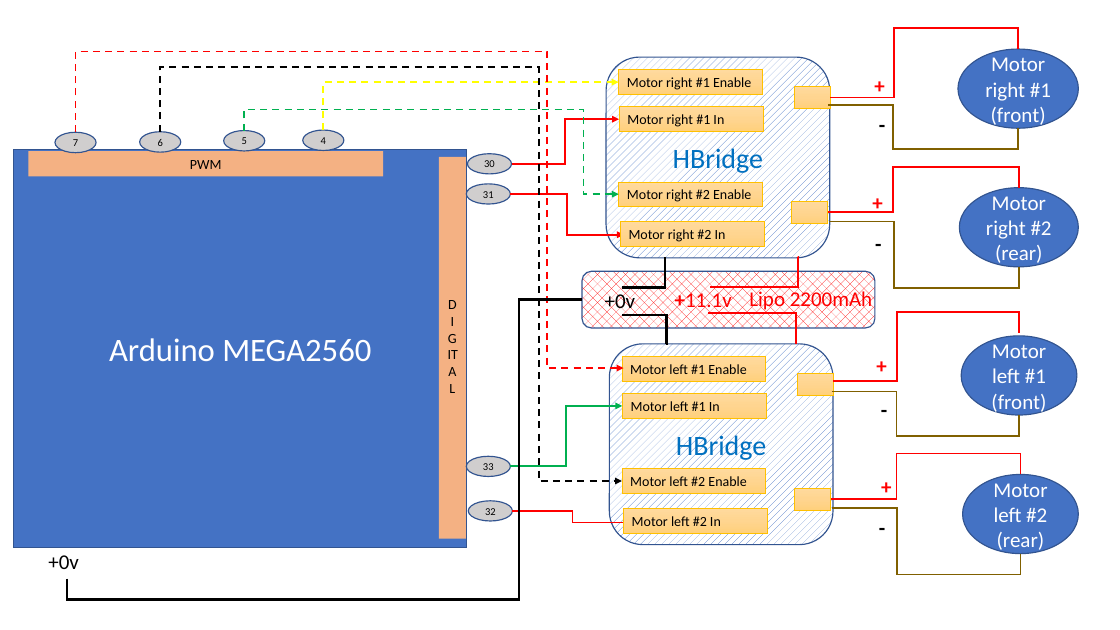
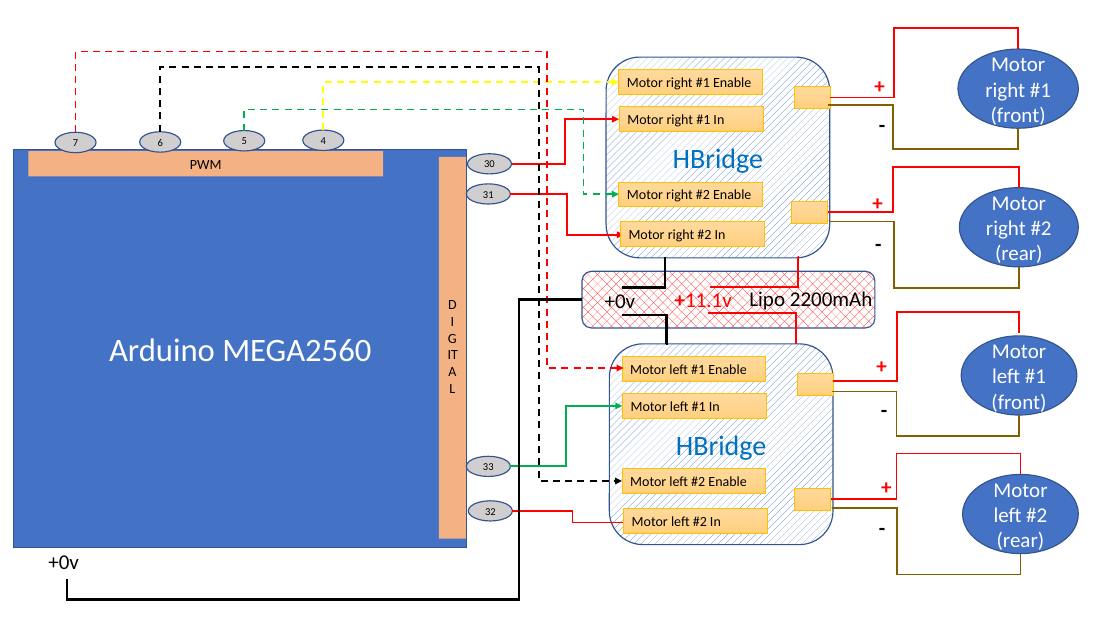
Before and after one commit to RobotEdh/RobotMicroControl, a slide deck: slide 3 of libraries/Diagramm Robot v2.pptx. Drawn at 1120x630 pixels with LibreOffice and Linux fonts; fonts in the diff are those of the drawing. Boxes give left, top, right and bottom in pixels: in the first picture for what was removed or moved away, otherwise in the second. Text is boxed around its words. In the diff, an @@ line names an element or a change of style, - is before the commit and + after.

Commit message:
Add lipo

```diff
--- a/libraries/Diagramm Robot v2.pptx
+++ b/libraries/Diagramm Robot v2.pptx
@@ text "Lipo 2200mAh" at box(749, 289, 872, 313): text colour #FF0000 to #000000 @@
```
Also in this commit, not shown: 1 other file.
